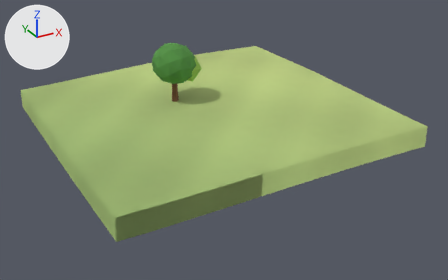
The glTF model client/public/models/chunks/-4_-2.glb: old version first, new version second.
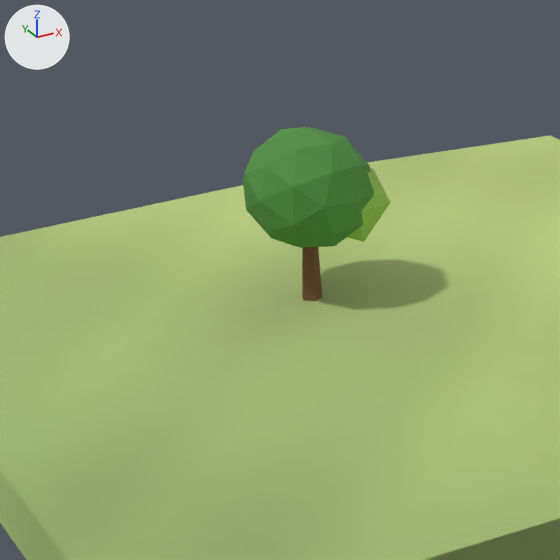
Each version appears first whole from a camera (50 mm lens) standing at (-131.53, -7.0, 24.31) and looking at (-104.4, 42.34, -0.36), and next in a close-up on the part from 16% to 58% of the width and 0% to 68% of the height. Lighting does not change. The marker at upper left points along +X, +Y and +Z. The first two pictures are the older version. Vertices at exactly the same position are counted once.

Before the edit, the objects in view are built like this:
```python
me_scenery = bpy.data.meshes.new('scenery')
me_scenery.from_pydata(...)  # 66 vertices, 120 faces; spans x -109.05..-104.58, y 45.71..50.29, z 2.44..8.47
me_scenery.materials.append(mat_opaque_matte_vertex_colors)
# before: 0 (-107.0, 47.78, 5.56), 2 (-106.79, 47.93, 5.56), 4 (-106.87, 48.18, 5.56), 6 (-107.13, 48.18, 5.56), 8 (-107.21, 47.93, 5.56)
# before: 10 (-107.0, 48.0, 5.56)
me_terrain = bpy.data.meshes.new('terrain')
me_terrain.from_pydata(...)  # 521 vertices, 960 faces; spans x -120.0..-90.0, y 30.0..60.0, z -0.3..3.2
me_terrain.materials.append(mat_opaque_matte_vertex_colors)
ob_scenery = bpy.data.objects.new('scenery', me_scenery)
ob_scenery.location = (0.0, 0.0, 0.0)
ob_terrain = bpy.data.objects.new('terrain', me_terrain)
ob_terrain.location = (0.0, 0.0, 0.0)
```
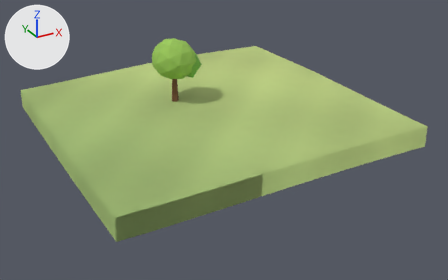
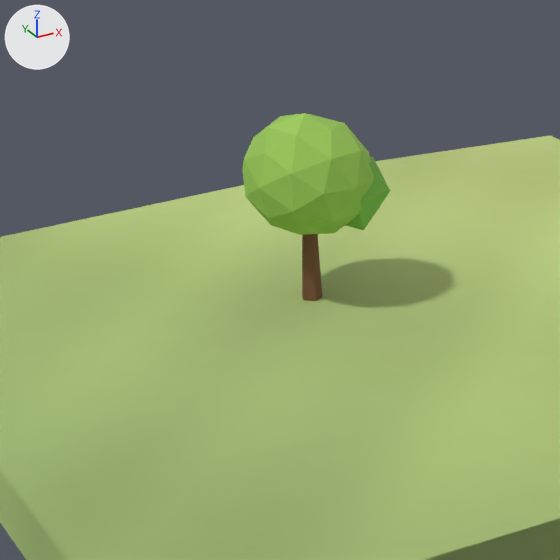
The change in detail:
me_scenery is used by ob_scenery; location (0.0, 0.0, 0.0).
me_scenery had 66 vertices, 120 faces and spanned x -109.05..-104.58, y 45.71..50.29, z 2.44..8.47.
me_scenery now has 66 vertices, 120 faces and spans x -109.05..-104.58, y 45.71..50.29, z 2.44..8.93.
me_scenery part 1: the loose piece of 42 vertices spanning x -109.05..-104.95, y 45.71..50.29, z 4.27..8.47 is moved by (0.0, 0.0, 0.46).
me_scenery part 2: the loose piece of 12 vertices spanning x -107.02..-104.58, y 46.01..48.99, z 4.6..7.24 is moved by (0.0, 0.0, 0.4).
Part 3, on me_scenery:
Vertices 0, 2, 4, 6, 8, 10 of me_scenery move by (0.0, 0.0, 0.36).
me_scenery part 4: 100 faces centred in x -109.03..-104.61, y 45.79..50.21, z 4.51..8.23 are repainted in the vertex colours; the middle colour goes from green #528f43 to green #98c558.

Pixel boxes (x1, y1, x2, y2) of what changed, in the close-ups (560 x 560 px; the box of a moved part takes in the faces that stretch with it):
'scenery', reshaped, recoloured (8% taller): before (243, 127, 390, 301); after (242, 113, 390, 301)
part 1 of me_scenery, moved or reshaped: before (243, 127, 374, 248); after (242, 113, 374, 235)
part 2 of me_scenery, moved or reshaped: before (347, 168, 390, 242); after (345, 156, 390, 230)
part 3 of me_scenery, moved or reshaped: before (302, 247, 322, 301); after (302, 234, 322, 301)
part 4 of me_scenery, recoloured (lighter): before (243, 127, 390, 248); after (242, 113, 390, 235)
